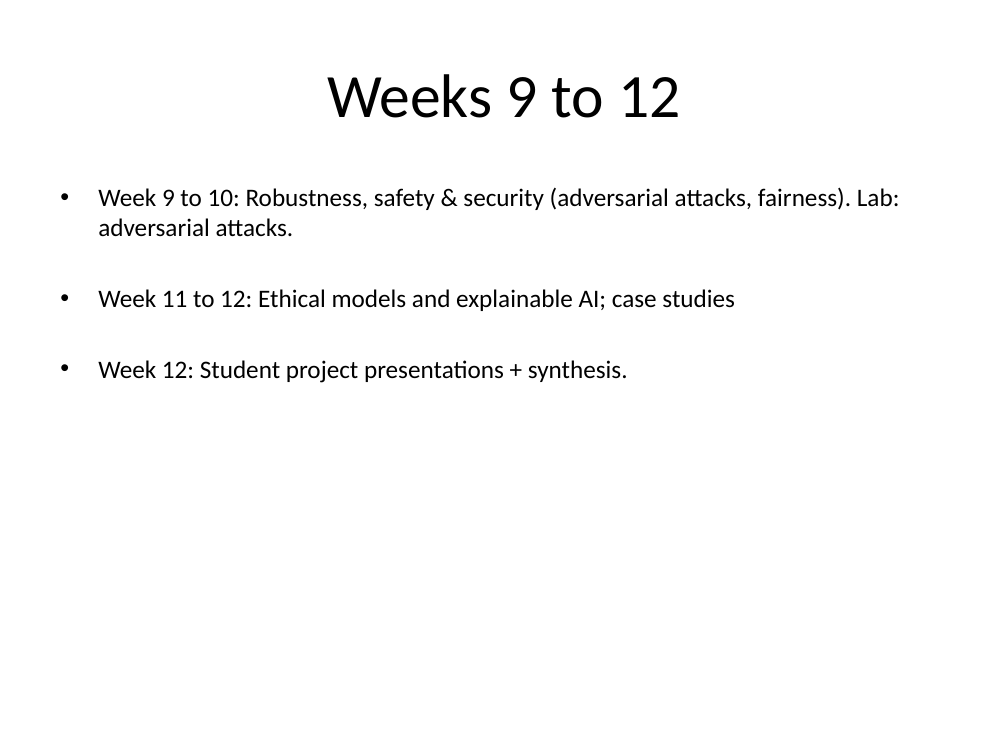
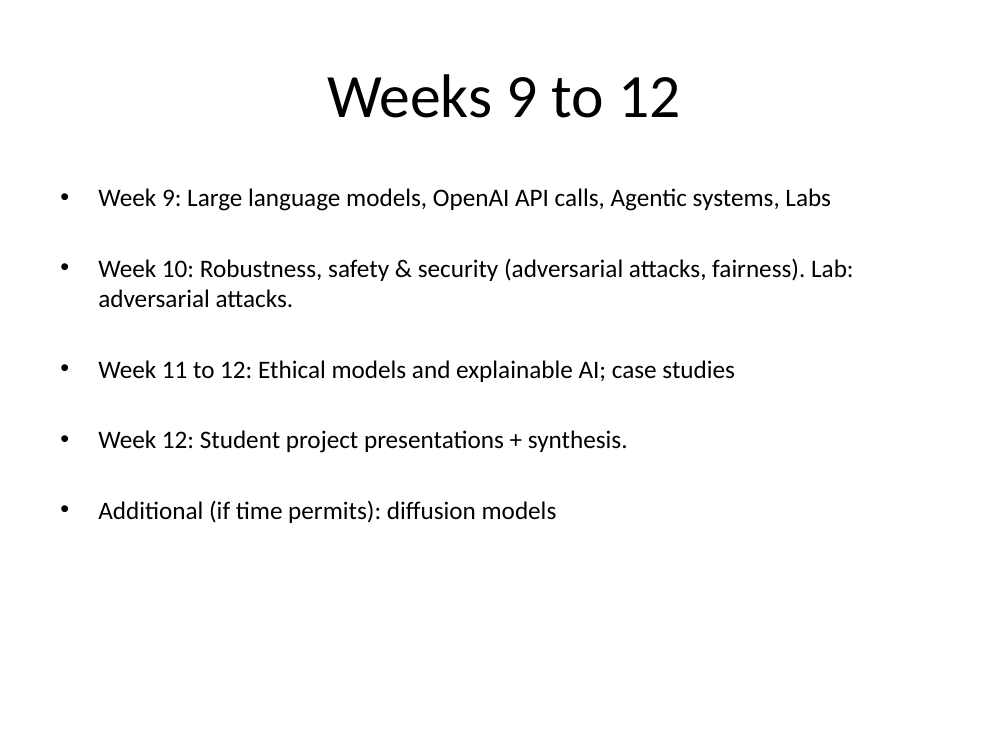
Before and after one commit to neelsoumya/teaching_neural_networks, a slide deck: slide 8 of Deep_Neural_Networks_Module.pptx. Drawn at 1008x756 pixels with LibreOffice and Linux fonts; fonts in the diff are those of the drawing. Boxes give left, top, right and bottom in pixels: in the first picture for what was removed or moved away, otherwise in the second. Text is boxed around its words. In the diff, an @@ line names an element or a change of style, - is before the commit and + after.

```diff
--- a/Deep_Neural_Networks_Module.pptx
+++ b/Deep_Neural_Networks_Module.pptx
@@ text at (x1=98, y1=188, x2=854, y2=308): text changed @@
-• Week 9 to 10: Robustness, safety & security (adversarial attacks, fairness). Lab: adversarial attacks.
+• Week 9: Large language models, OpenAI API calls, Agentic systems, Labs
+• Week 10: Robustness, safety & security (adversarial attacks, fairness). Lab: adversarial attacks.
@@ text at (x1=98, y1=500, x2=557, y2=523): paragraph added @@
+• Additional (if time permits): diffusion models
```
Also in this commit, not shown: 4 other slides changed, 3 other files.
